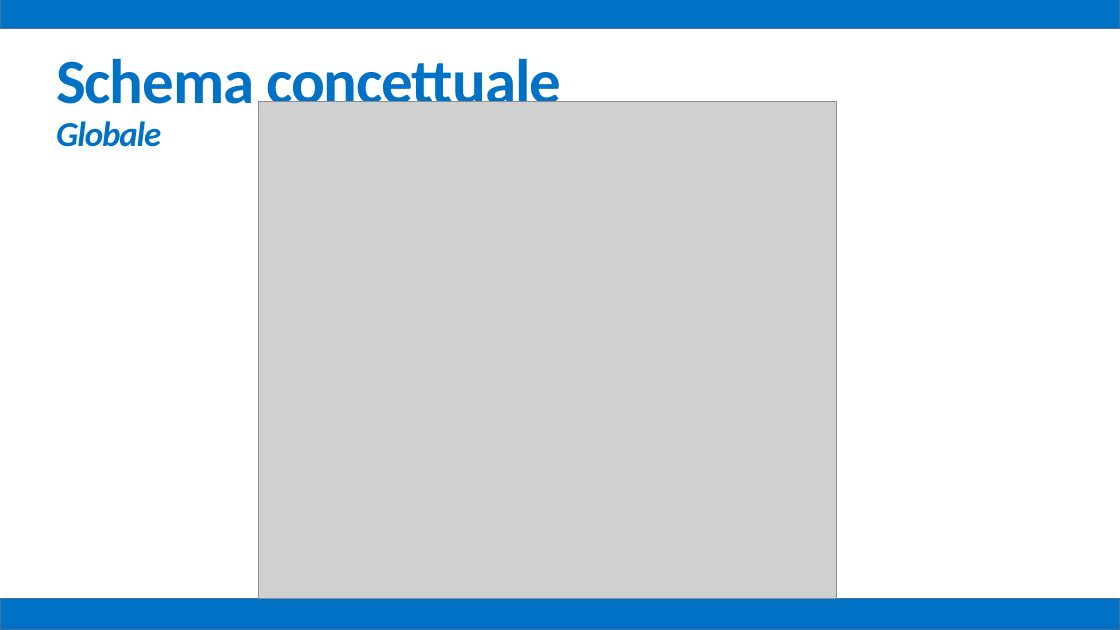
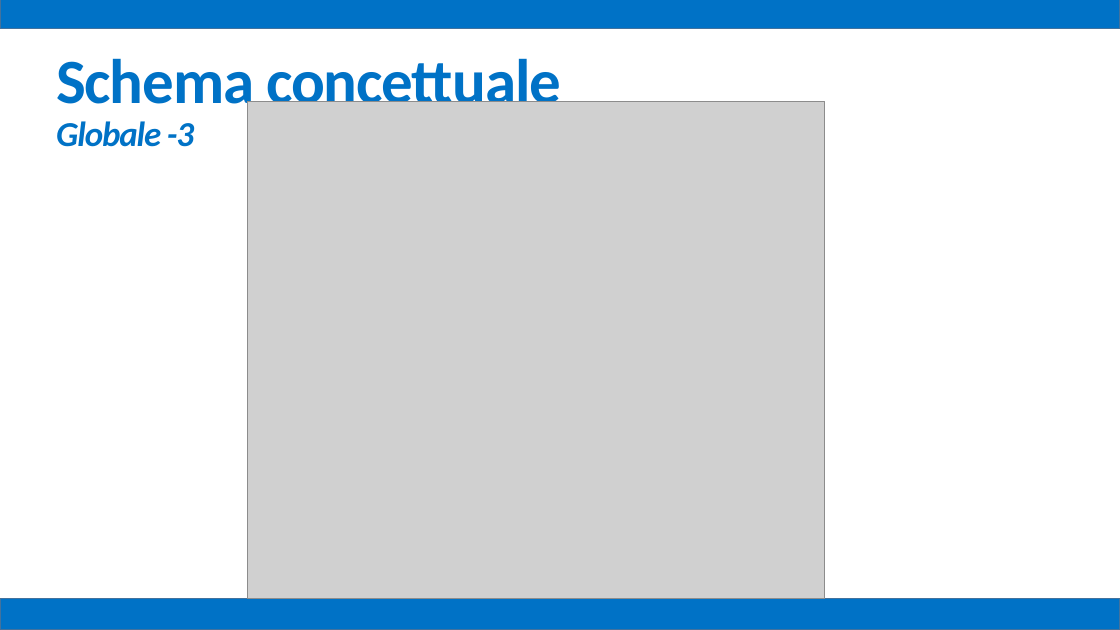
Before and after one commit to mz1991/ProgettoFebbraio2015, a slide deck: slide 60 of Febbraio 2015.pptx. Drawn at 1120x630 pixels with LibreOffice and Linux fonts; fonts in the diff are those of the drawing; grey boxes stand for pictures. Boxes give left, top, right and bottom in pixels: in the first picture for what was removed or moved away, otherwise in the second. Text is boxed around its words. In the diff, an @@ line names an element or a change of style, - is before the commit and + after.

```diff
--- a/Febbraio 2015.pptx
+++ b/Febbraio 2015.pptx
@@ picture: place and size @@
-picture at <box>259,101,837,598</box>
+picture at <box>247,101,825,598</box>
@@ text at <box>56,121,194,147</box>: text changed @@
-Globale
+Globale -3
```
Also in this commit, not shown: 31 other slides changed, 2 slides added, 1 other file.
